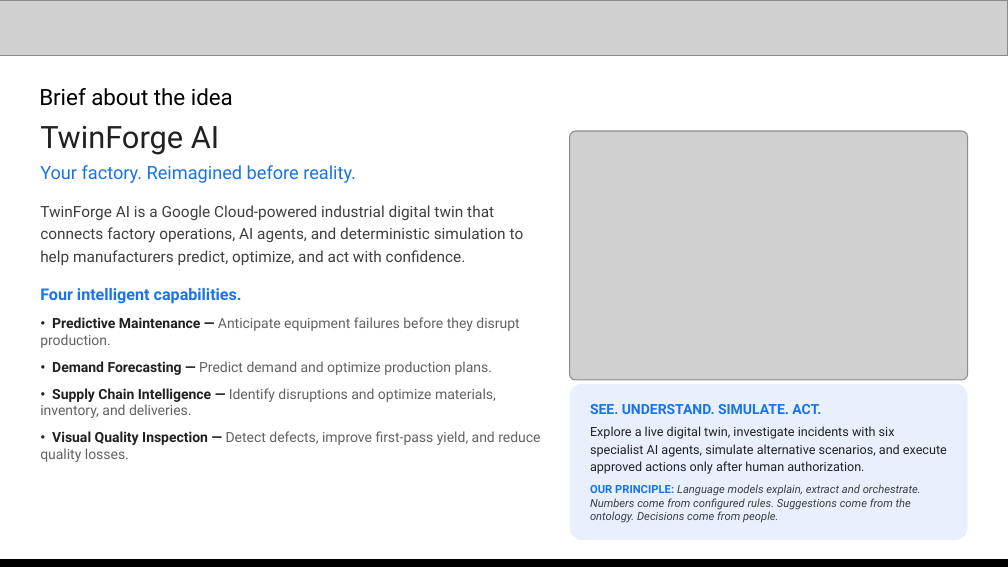
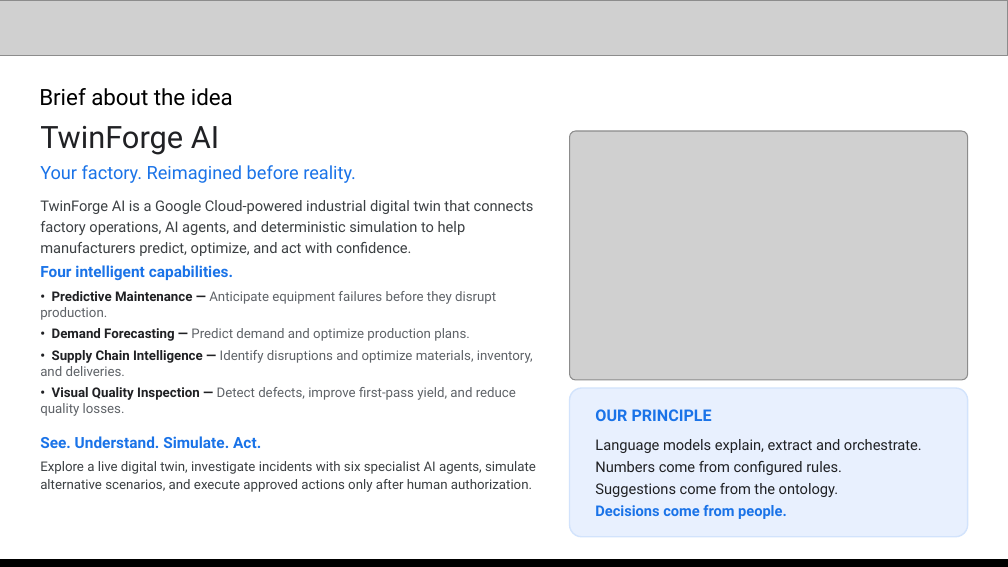
Before and after one commit to The-OWLabs/twin-forge-ai, a slide deck: slide 2 of docs/TwinForge_AI_Builder_Cup.pptx. Drawn at 1008x567 pixels with LibreOffice and Linux fonts; fonts in the diff are those of the drawing; grey boxes stand for pictures. Boxes give left, top, right and bottom in pixels: in the first picture for what was removed or moved away, otherwise in the second. Text is boxed around its words. In the diff, an @@ line names an element or a change of style, - is before the commit and + after.

Commit message:
docs: move Action framework below capabilities on Slide 2 and make Principle card prominent and larger

```diff
--- a/docs/TwinForge_AI_Builder_Cup.pptx
+++ b/docs/TwinForge_AI_Builder_Cup.pptx
@@ text "TwinForge AI is a Google ..." at (40,200,534,256): size 11 to 10.5 pt @@
@@ text at (40,265,533,416): size 11.5 to 11 pt in "Four intelligent capabilities."; size 10 to 9.5 pt in "• Predictive Maintenance — Anticipate equipment failures ...", "• Demand Forecasting — Predict demand and ...", "• Supply Chain Intelligence — Identify disruptions ...", "• Visual Quality Inspection — Detect defects, ..."; less space between paragraphs @@
@@ text "Four intelligent capabilities.": place and size @@
-text "Four intelligent capabilities." at (40,288,540,462)
+text "Four intelligent capabilities." at (40,265,536,492)
@@ rounded rectangle "OUR PRINCIPLE": place and size @@
-rounded rectangle "OUR PRINCIPLE" at (570,384,968,540)
+rounded rectangle "OUR PRINCIPLE" at (570,388,968,537)
@@ rounded rectangle "OUR PRINCIPLE" at (570,388,968,537): outline none to #D2E3FC 1 pt @@
@@ text in rounded rectangle at (595,409,922,519): text changed; size 9 to 10.5 pt @@
-SEE. UNDERSTAND. SIMULATE. ACT.
-Explore a live digital twin, investigate incidents with six specialist AI agents, simulate alternative scenarios, and execute approved actions only after human authorization.
-OUR PRINCIPLE: Language models explain, extract and orchestrate. Numbers come from configured rules. Suggestions come from the ontology. Decisions come from people.
+OUR PRINCIPLE
+Language models explain, extract and orchestrate.
+Numbers come from configured rules.
+Suggestions come from the ontology.
+Decisions come from people.
@@ text at (40,436,536,492): paragraphs added @@
+See. Understand. Simulate. Act.
+Explore a live digital twin, investigate incidents with six specialist AI agents, simulate alternative scenarios, and execute approved actions only after human authorization.
```
